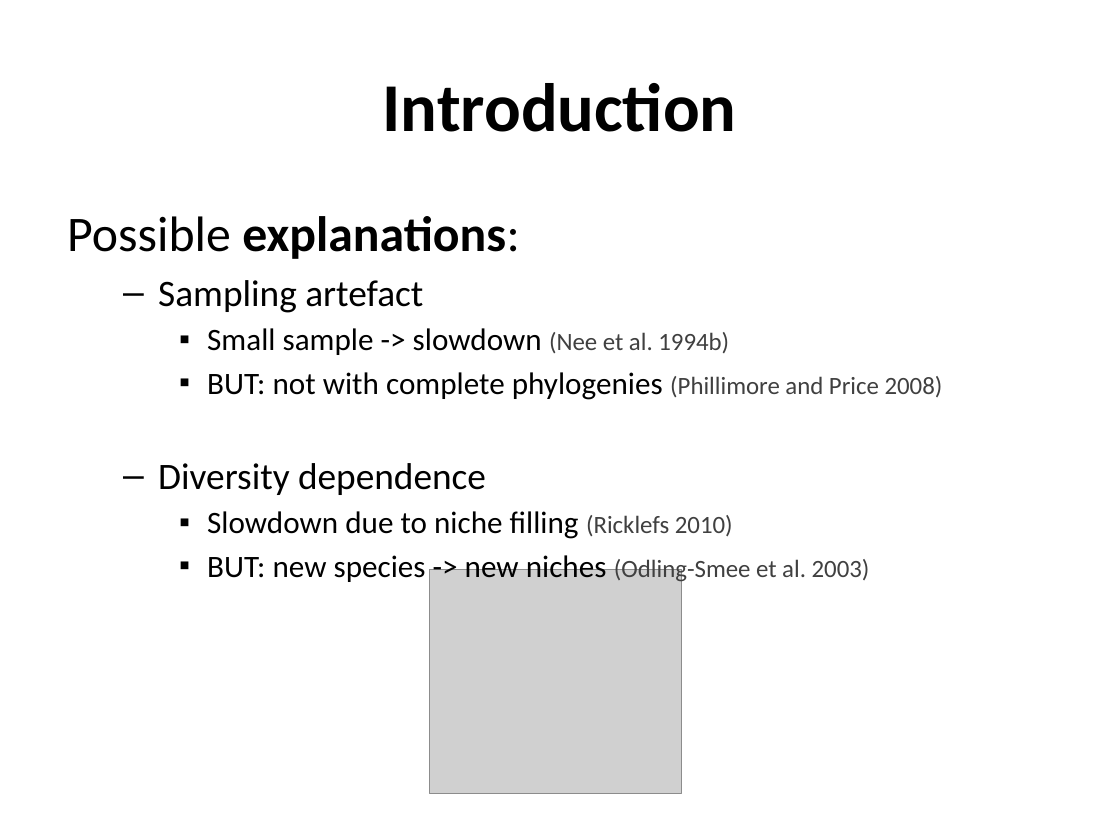
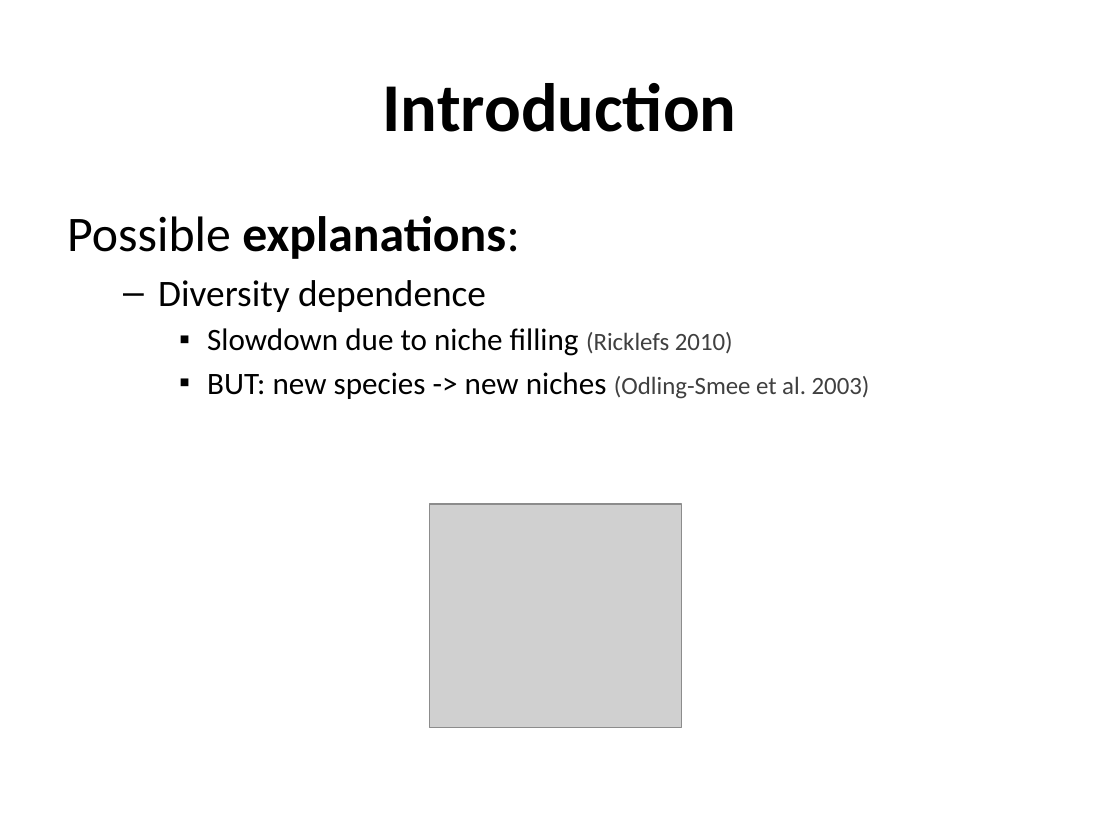
Before and after one commit to richelbilderbeek/Cer2016, a slide deck: slide 5 of doc/Cer2016_Femke Thon & Jolien Gay_FINAL.pptx. Drawn at 1120x840 pixels with LibreOffice and Linux fonts; fonts in the diff are those of the drawing; grey boxes stand for pictures; background and template pictures are left out. Boxes give left, top, right and bottom in pixels: in the first picture for what was removed or moved away, otherwise in the second. Text is boxed around its words. In the diff, an @@ line names an element or a change of style, - is before the commit and + after.

```diff
--- a/doc/Cer2016_Femke Thon & Jolien Gay_FINAL.pptx
+++ b/doc/Cer2016_Femke Thon & Jolien Gay_FINAL.pptx
@@ text at (x1=158, y1=280, x2=943, y2=400): paragraphs removed @@
-  – Sampling artefact
-    ▪ Small sample -> slowdown (Nee et al. 1994b)
-    ▪ BUT: not with complete phylogenies (Phillimore and Price 2008)
@@ picture moved from (x1=429, y1=569, x2=681, y2=793) to (x1=429, y1=504, x2=681, y2=728) @@
```
Also in this commit, not shown: 2 other slides changed.
